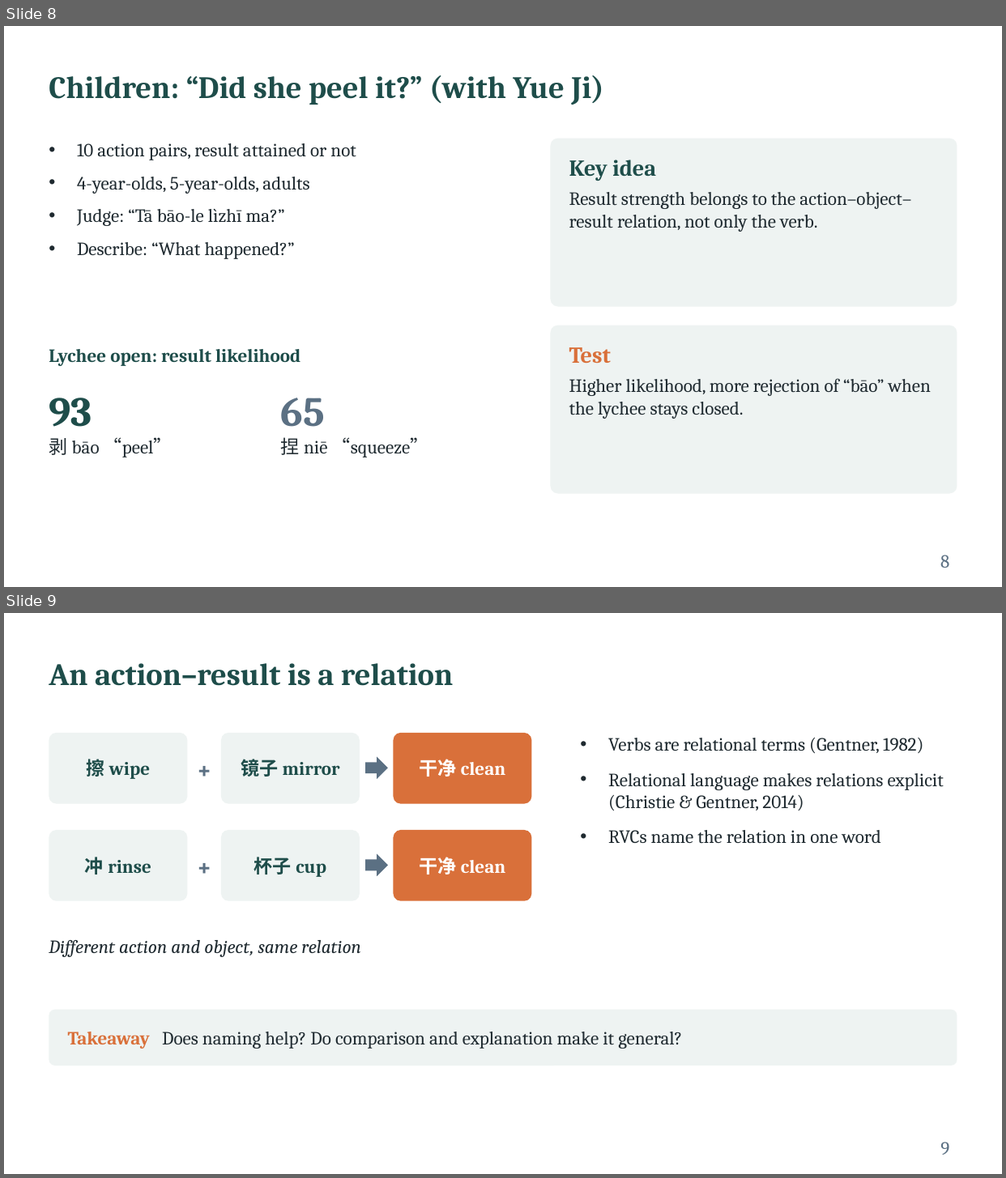
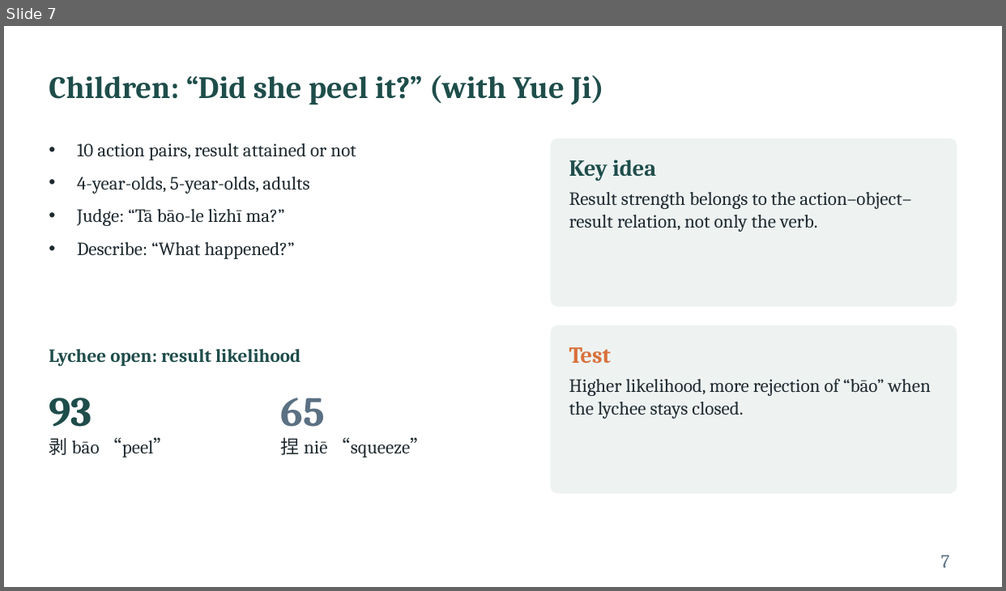
Before and after one commit to xtaoliu/claude, a slide deck: Liu_postdoc_interview_talk.pptx. Shown one above the other, each under a label of ours: slides 8 and 9 before the commit, slide 7 after it. The pictures are 1006x1178 and 1006x591 pixels, drawn with LibreOffice and Linux fonts; fonts in the diff are those of the drawing. Boxes give left, top, right and bottom in pixels: in the first picture for what was removed or moved away, otherwise in the second. Text is boxed around its words. In the diff, an @@ line names an element or a change of style, - is before the commit and + after.

```diff
--- a/Liu_postdoc_interview_talk.pptx
+++ b/Liu_postdoc_interview_talk.pptx
@@ slide 9 removed at bbox=[4, 613, 1002, 1174], background #FFFFFF @@
@@ title removed at bbox=[49, 663, 453, 686] @@
-An action–result is a relation
@@ rounded rectangle removed at bbox=[49, 733, 187, 804] @@
@@ text removed at bbox=[187, 733, 221, 804] @@
-+
@@ rounded rectangle removed at bbox=[221, 733, 360, 804] @@
@@ rounded rectangle removed at bbox=[394, 733, 532, 804] @@
@@ right arrow removed at bbox=[365, 756, 388, 779] @@
@@ text removed at bbox=[608, 738, 944, 844] @@
-• Verbs are relational terms (Gentner, 1982)
-• Relational language makes relations explicit (Christie & Gentner, 2014)
-• RVCs name the relation in one word
@@ text removed at bbox=[87, 759, 150, 779] @@
-擦 wipe
@@ text removed at bbox=[241, 759, 340, 777] @@
-镜子 mirror
@@ text removed at bbox=[419, 759, 505, 777] @@
-干净 clean
@@ rounded rectangle removed at bbox=[49, 830, 187, 901] @@
@@ text removed at bbox=[187, 830, 221, 901] @@
-+
@@ rounded rectangle removed at bbox=[221, 830, 360, 901] @@
@@ rounded rectangle removed at bbox=[394, 830, 532, 901] @@
@@ right arrow removed at bbox=[365, 854, 388, 876] @@
@@ text removed at bbox=[85, 857, 151, 875] @@
-冲 rinse
@@ text removed at bbox=[254, 857, 326, 877] @@
-杯子 cup
@@ text removed at bbox=[419, 857, 505, 875] @@
-干净 clean
@@ text removed at bbox=[49, 940, 361, 957] @@
-Different action and object, same relation
@@ rounded rectangle removed at bbox=[49, 1010, 957, 1066] @@
@@ text removed at bbox=[68, 1032, 682, 1049] @@
-Takeaway Does naming help? Do comparison and explanation make it general?
@@ page number removed at bbox=[940, 1142, 949, 1155] @@
-9
@@ what was slide 8 is now slide 7 @@
@@ page number at bbox=[941, 555, 950, 568]: text changed @@
-8
+7
```
Also in this commit, not shown: 3 slides changed, 4 slides added, 3 other slides removed, 1 other file.
